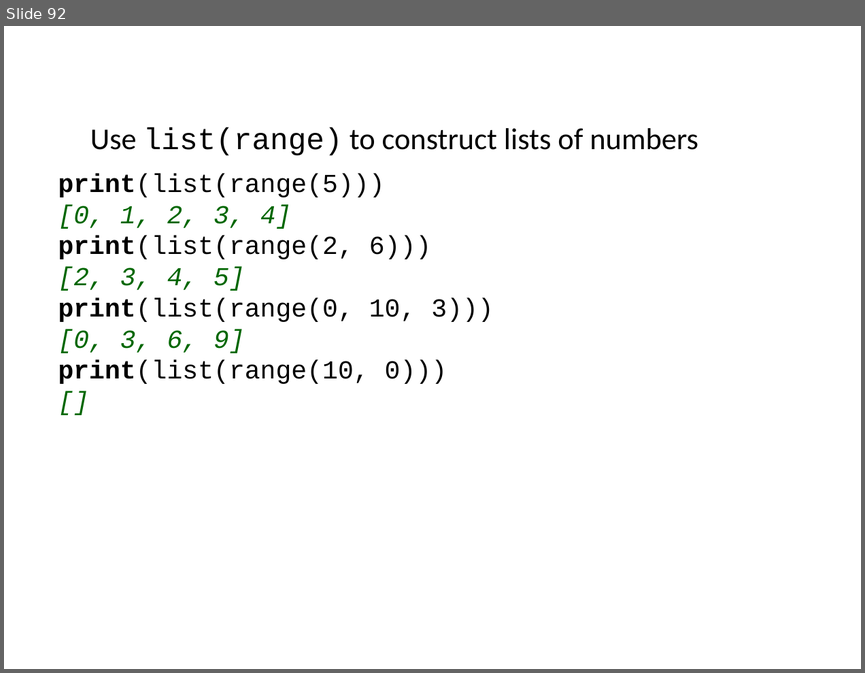
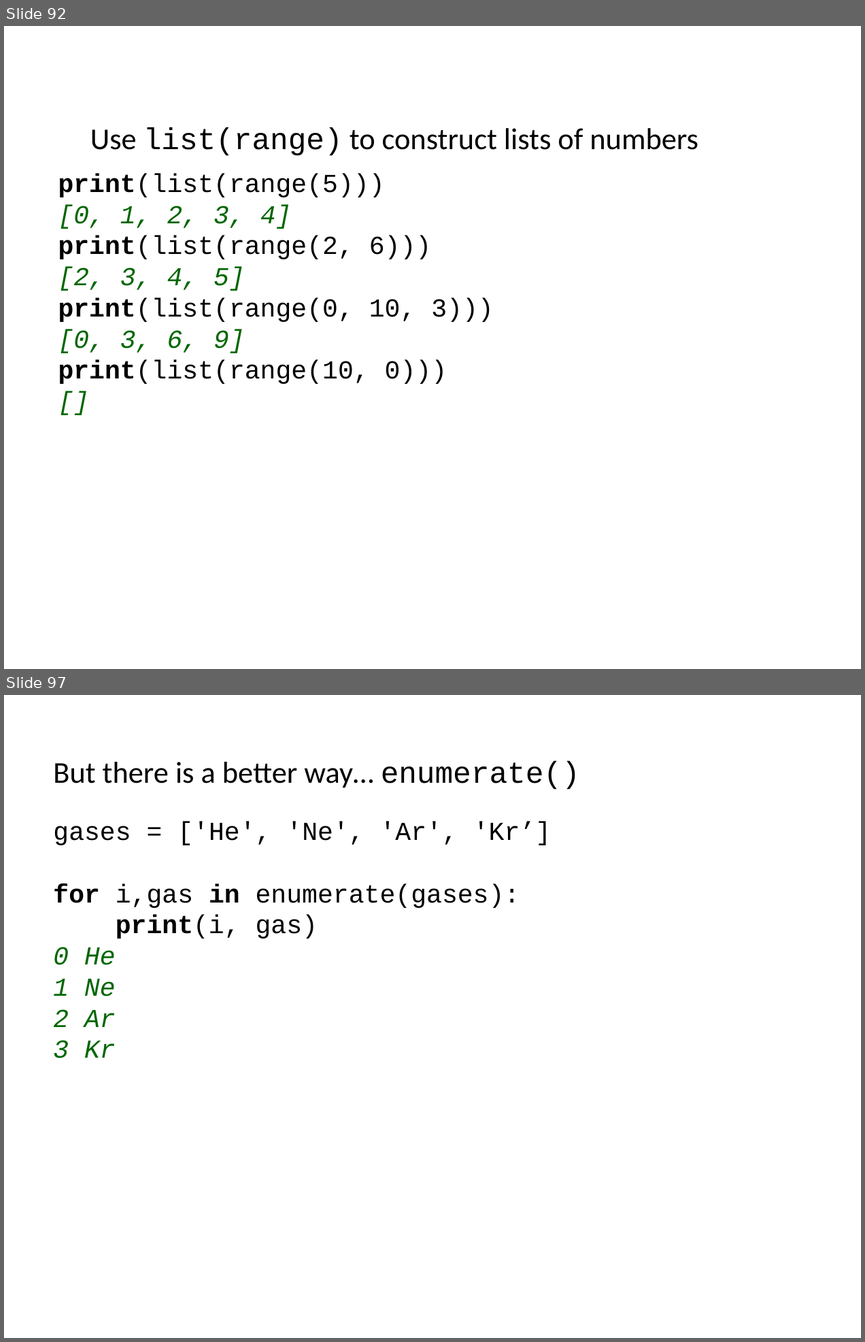
Before and after one commit to ncasuk/ncas-isc, a slide deck: python/presentations/learning_python/07_lists.pptx. Shown one above the other, each under a label of ours: slide 92 before the commit, slides 92 and 97 after it; the slides between them are not shown. The pictures are 865x673 and 865x1342 pixels, drawn with LibreOffice and Linux fonts; fonts in the diff are those of the drawing; background and template pictures are left out. Boxes give left, top, right and bottom in pixels: in the first picture for what was removed or moved away, otherwise in the second. Text is boxed around its words. In the diff, an @@ line names an element or a change of style, - is before the commit and + after.

Commit message:
Modified end slides to introoduce enumerate

```diff
--- a/python/presentations/learning_python/07_lists.pptx
+++ b/python/presentations/learning_python/07_lists.pptx
@@ slide 97 added at [4,695,861,1338], background picture (left out) @@
@@ text added at [53,761,580,790], 28 pt, text #000000 @@
+But there is a better way… enumerate()
@@ text added at [53,821,551,1058], 24 pt, text #000000 @@
+gases = ['He', 'Ne', 'Ar', 'Kr’]
+for i,gas in enumerate(gases):
+print(i, gas)
+0 He
+1 Ne
+2 Ar
+3 Kr
```
Also in this commit, not shown: 1 slide changed, 4 other slides added, 6 slides removed, 1 other file.
